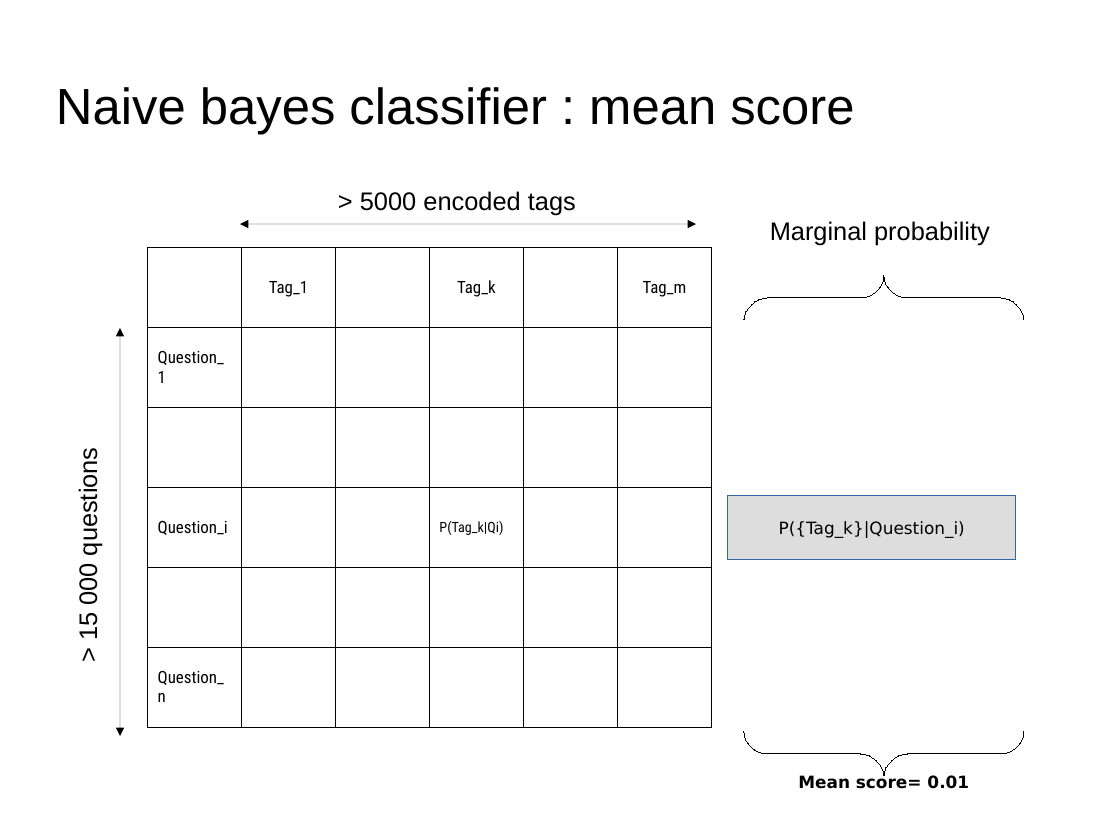
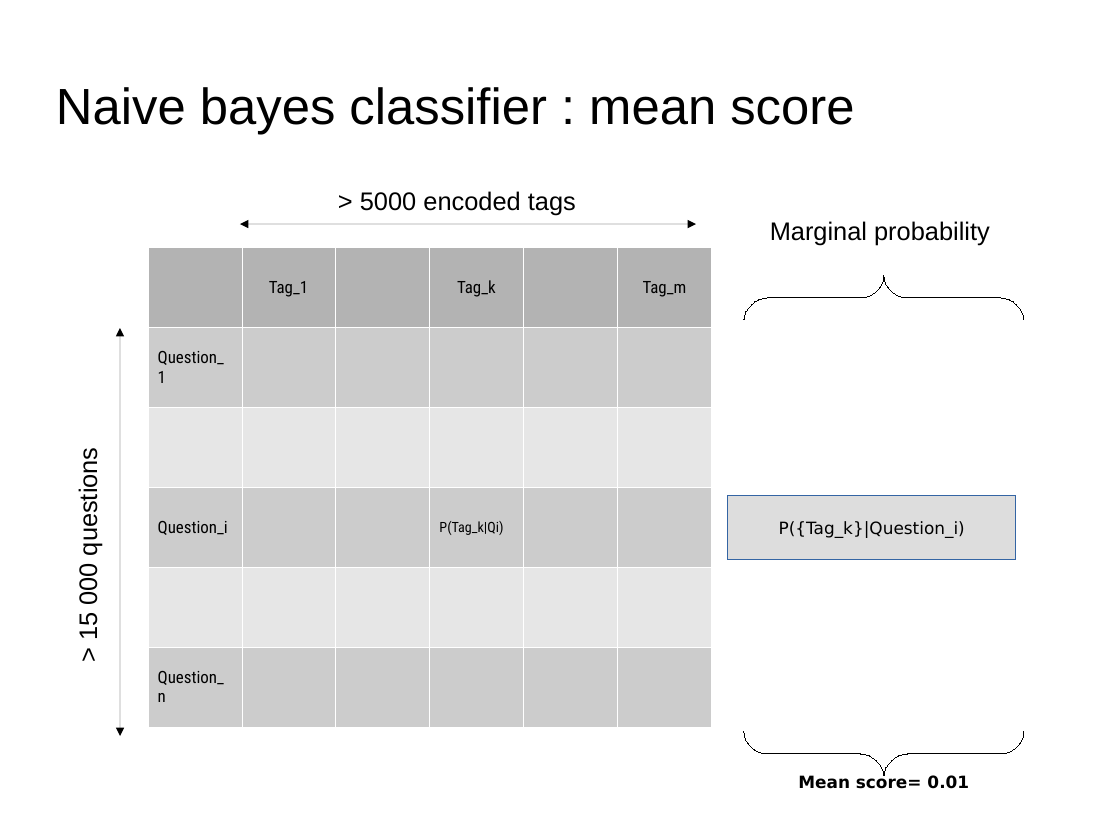
Before and after one commit to dataforcast/OC_Datascientist, a slide deck: slide 23 of P6/report/Openclassrooms_ParcoursDatascientist_P6-V1.odp. Drawn at 1120x840 pixels with LibreOffice and Linux fonts; fonts in the diff are those of the drawing; background and template pictures are left out. Boxes give left, top, right and bottom in pixels: in the first picture for what was removed or moved away, otherwise in the second. Text is boxed around its words. In the diff, an @@ line names an element or a change of style, - is before the commit and + after.

Commit message:
P6 : P6_SupervizedMethods.ipynb : evaluation of Multinomial Bernoulli Naive Bayse classifier

```diff
--- a/P6/report/Openclassrooms_ParcoursDatascientist_P6-V1.odp
+++ b/P6/report/Openclassrooms_ParcoursDatascientist_P6-V1.odp
@@ table at [147, 247, 709, 727] @@
@@ fill none to #B3B3B3 in 3 cells @@
@@ fill none to #CCCCCC in 4 cells @@
@@ borders changed @@
```
Also in this commit, not shown: 7 other slides changed, 3 other files.
